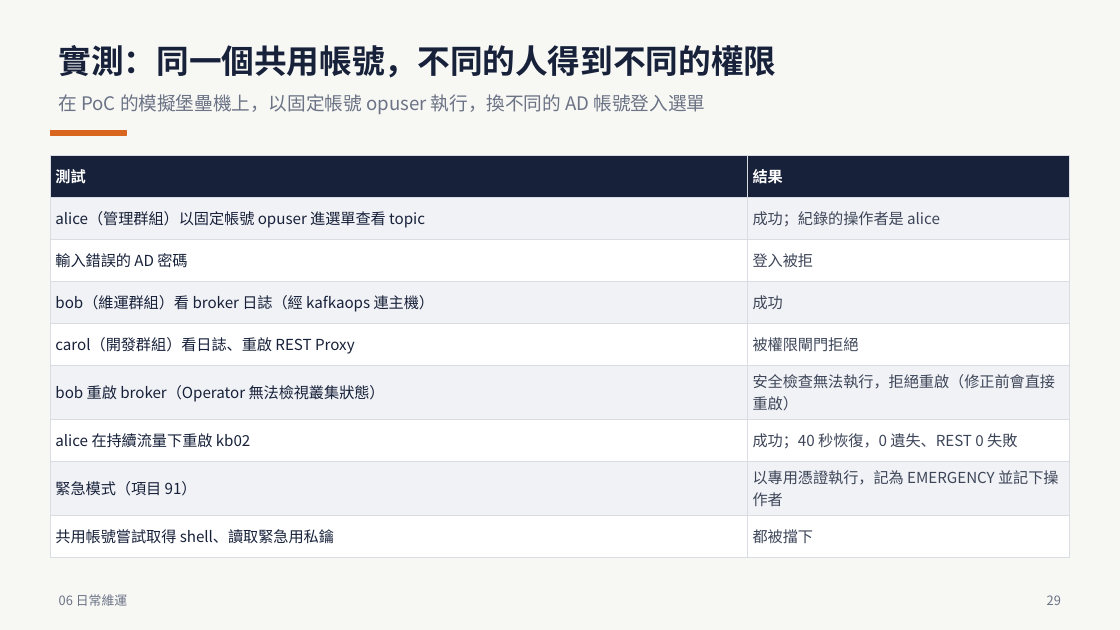
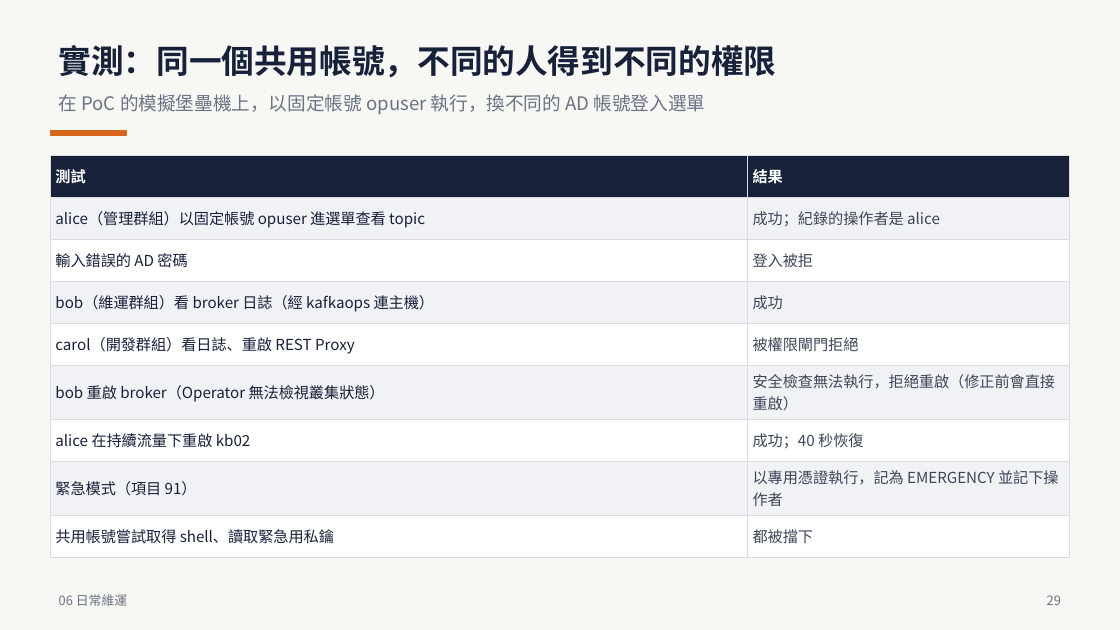
Before and after one commit to zxc81906119/kafka_install_ops, a slide deck: slide 29 of docs/Confluent-離線安裝PoC-全流程.pptx. Drawn at 1120x630 pixels with LibreOffice and Linux fonts; fonts in the diff are those of the drawing. Boxes give left, top, right and bottom in pixels: in the first picture for what was removed or moved away, otherwise in the second. Text is boxed around its words. In the diff, an @@ line names an element or a change of style, - is before the commit and + after.

```diff
--- a/docs/Confluent-離線安裝PoC-全流程.pptx
+++ b/docs/Confluent-離線安裝PoC-全流程.pptx
@@ table at [50,155,1070,548] @@
-row 7, column 2: 成功；40 秒恢復，0 遺失、REST 0 失敗
+row 7, column 2: 成功；40 秒恢復
```
Also in this commit, not shown: 4 other slides changed, 21 other files.
